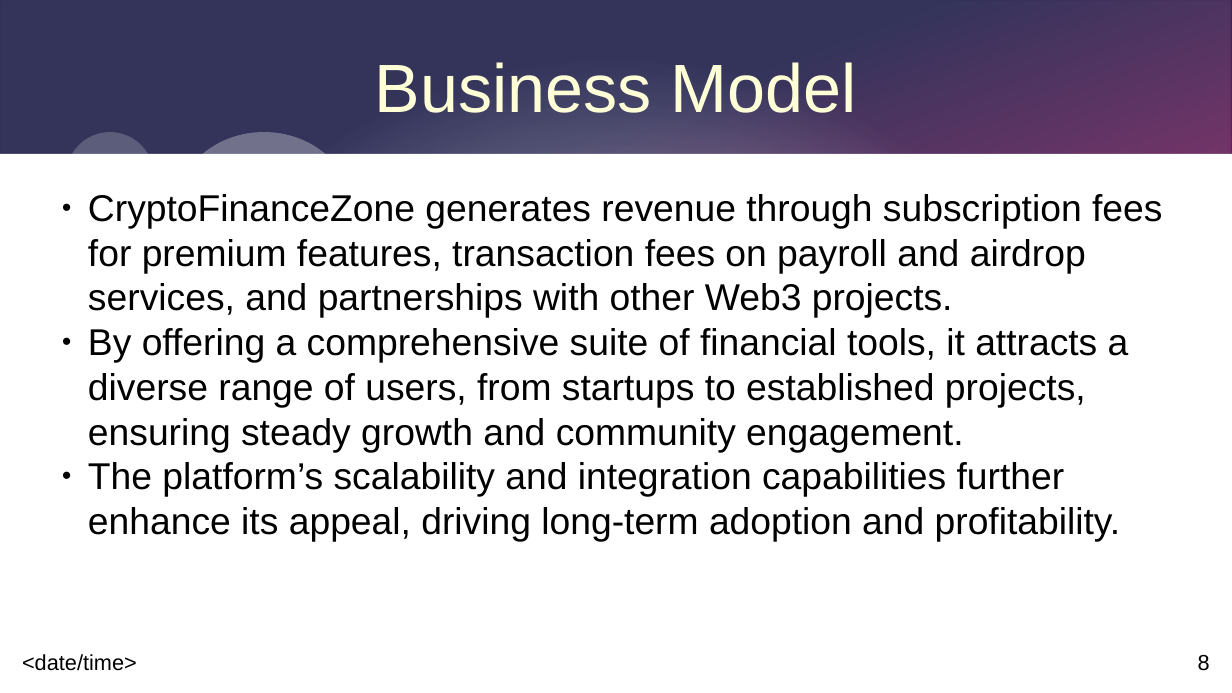
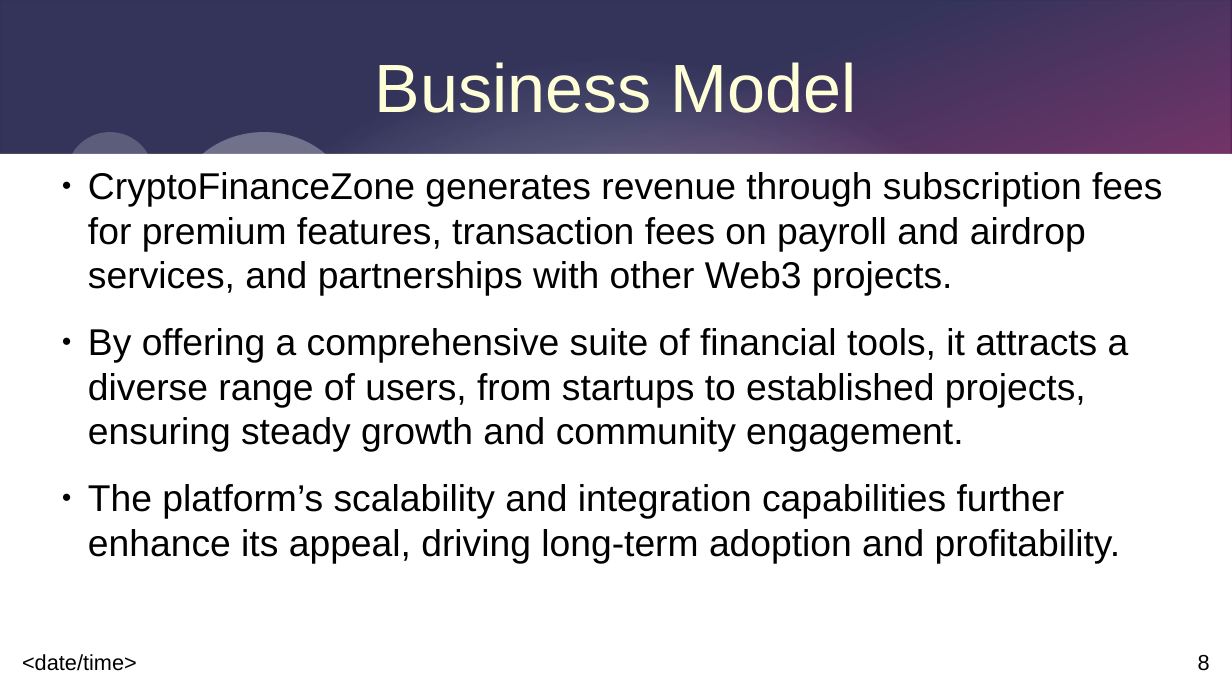
Before and after one commit to ketan27j/crypto-payroll, a slide deck: slide 8 of docs/cryptoFinanceZone.pptx. Drawn at 1232x693 pixels with LibreOffice and Linux fonts; fonts in the diff are those of the drawing. Boxes give left, top, right and bottom in pixels: in the first picture for what was removed or moved away, otherwise in the second. Text is boxed around its words. In the diff, an @@ line names an element or a change of style, - is before the commit and + after.

```diff
--- a/docs/cryptoFinanceZone.pptx
+++ b/docs/cryptoFinanceZone.pptx
@@ text "CryptoFinanceZone generates revenue through subscription ..." at (88,172,1162,564): more space between paragraphs; vertical alignment middle to top @@
```
Also in this commit, not shown: 1 other slide changed.
